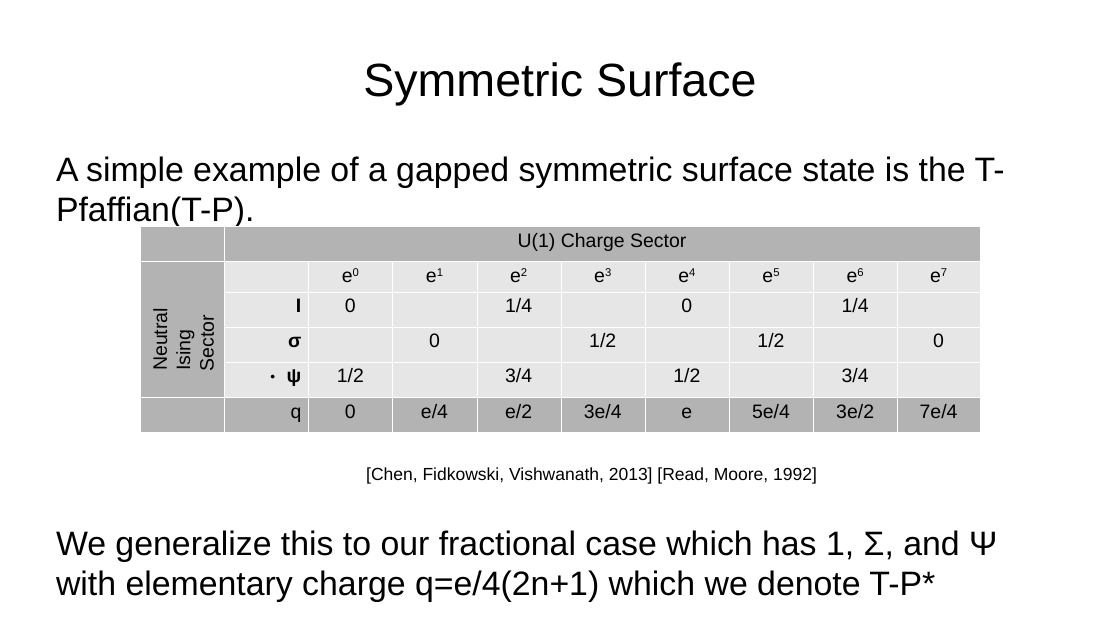
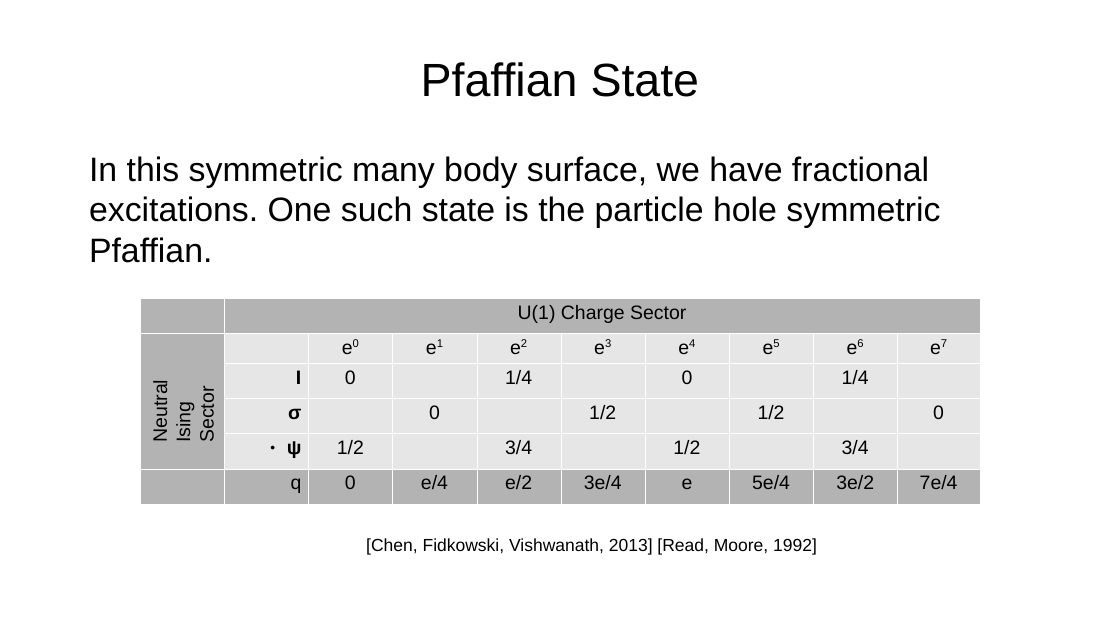
Before and after one commit to asirota12/Thesis, a slide deck: slide 17 of ThesisDefense.odp (slide 24 before the commit). Drawn at 1120x630 pixels with LibreOffice and Linux fonts; fonts in the diff are those of the drawing. Boxes give left, top, right and bottom in pixels: in the first picture for what was removed or moved away, otherwise in the second. Text is boxed around its words. In the diff, an @@ line names an element or a change of style, - is before the commit and + after.

```diff
--- a/ThesisDefense.odp
+++ b/ThesisDefense.odp
@@ title at (x1=421, y1=62, x2=700, y2=97): text changed @@
-Symmetric Surface
+Pfaffian State
@@ text at (x1=89, y1=156, x2=940, y2=263): text changed @@
-A simple example of a gapped symmetric surface state is the T-Pfaffian(T-P).
-We generalize this to our fractional case which has 1, Σ, and Ψ with elementary charge q=e/4(2n+1) which we denote T-P*
+In this symmetric many body surface, we have fractional excitations. One such state is the particle hole symmetric Pfaffian.
@@ 2 texts, 1 table moved together from (x1=140, y1=226, x2=979, y2=484) to (x1=140, y1=298, x2=979, y2=555) @@
```
Also in this commit, not shown: 9 other slides changed, 11 slides added, 6 slides removed, 1 other file.
